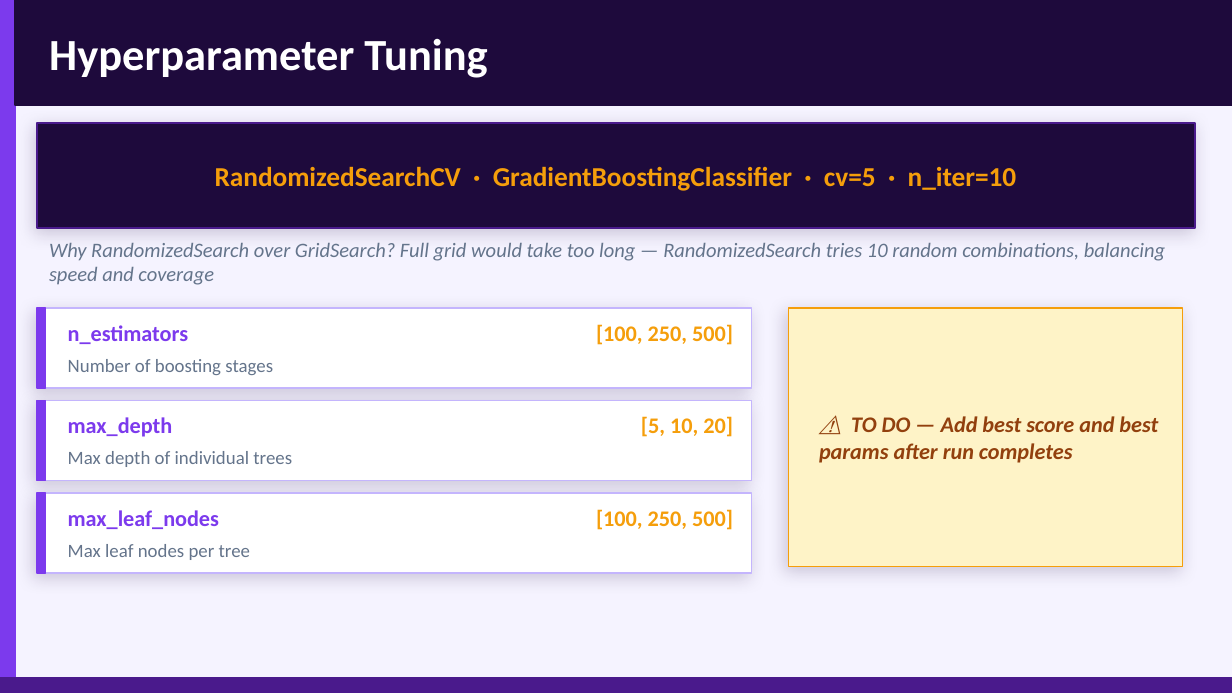
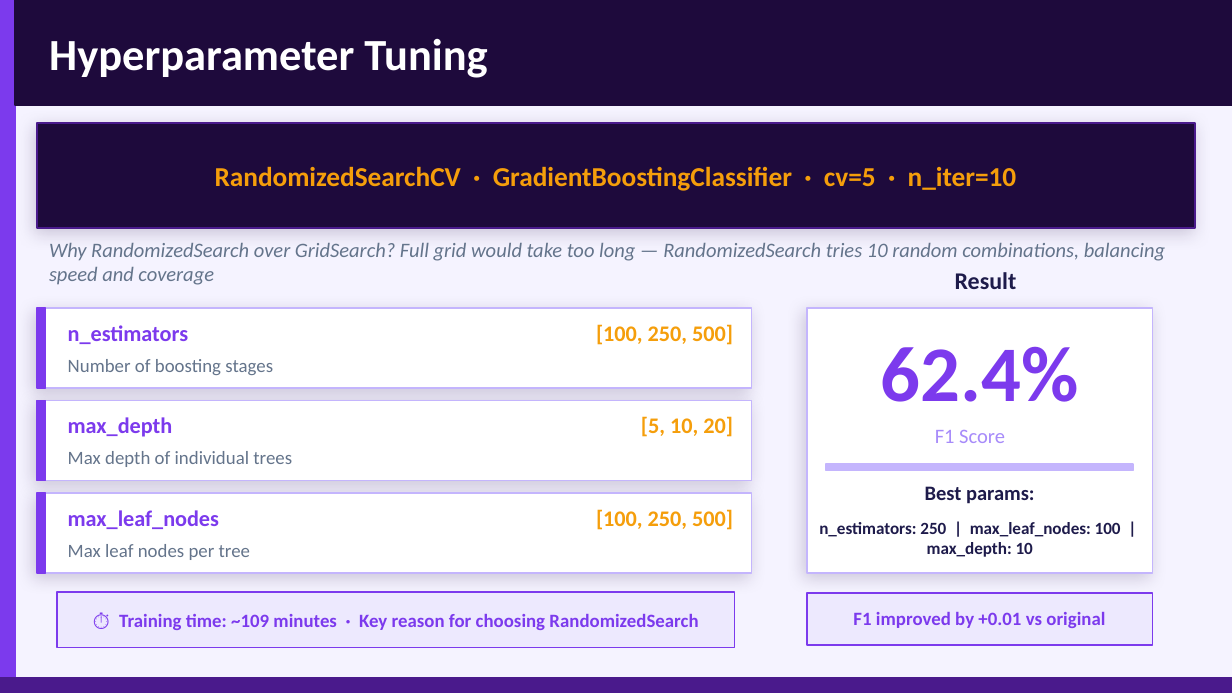
Before and after one commit to craftedbygaby/hotel_cancelation_ml, a slide deck: slide 8 of ML_presentation.pptx. Drawn at 1232x693 pixels with LibreOffice and Linux fonts; fonts in the diff are those of the drawing. Boxes give left, top, right and bottom in pixels: in the first picture for what was removed or moved away, otherwise in the second. Text is boxed around its words. In the diff, an @@ line names an element or a change of style, - is before the commit and + after.

```diff
--- a/ML_presentation.pptx
+++ b/ML_presentation.pptx
@@ text added at (955,272,1017,289), 14 pt, text #1E1B4B, bold @@
+Result
@@ rectangle: place and size @@
-rectangle at (788,308,1183,567)
+rectangle at (807,308,1152,573)
@@ rectangle at (807,308,1152,573): fill #FEF3C7 to #FFFFFF; outline #F59E0B 1 pt to #C4B5FD 1 pt @@
@@ text added at (881,346,1079,402), 46 pt, text #7C3AED, bold @@
+62.4%
@@ text removed at (819,416,1158,463) @@
-⚠️ TO DO — Add best score and best params after run completes
@@ text added at (935,430,1005,443), 12 pt, text #A78BFA @@
+F1 Score
@@ rectangle added at (827,464,1133,471), fill #C4B5FD, outline #C4B5FD 1 pt @@
@@ text added at (925,486,1035,504), 12 pt, text #1E1B4B, bold @@
+Best params:
@@ text added at (819,522,1121,557), 10 pt, text #1E1B4B, bold @@
+n_estimators: 250 | max_leaf_nodes: 100 | max_depth: 10
@@ rectangle added at (57,593,734,648), fill #EDE9FE, outline #7C3AED 1 pt @@
@@ rectangle added at (807,593,1152,644), fill #EDE9FE, outline #7C3AED 1 pt @@
@@ text added at (119,614,698,630), 11 pt, text #7C3AED, bold @@
+⏱️ Training time: ~109 minutes · Key reason for choosing RandomizedSearch
@@ text added at (853,612,1105,628), 11 pt, text #7C3AED, bold @@
+F1 improved by +0.01 vs original
```
Also in this commit, not shown: 1 other slide changed, 3 other files.
